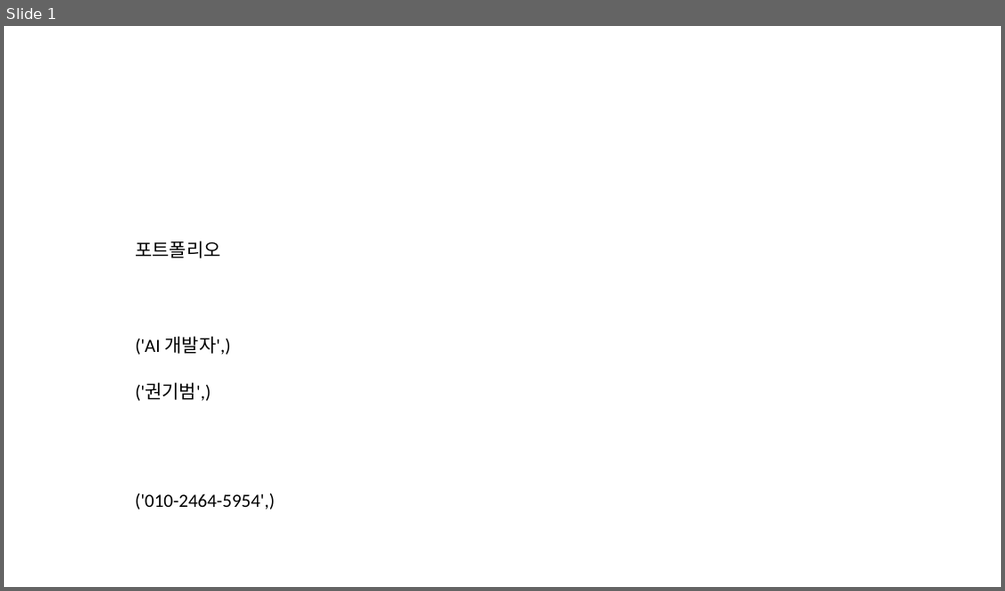
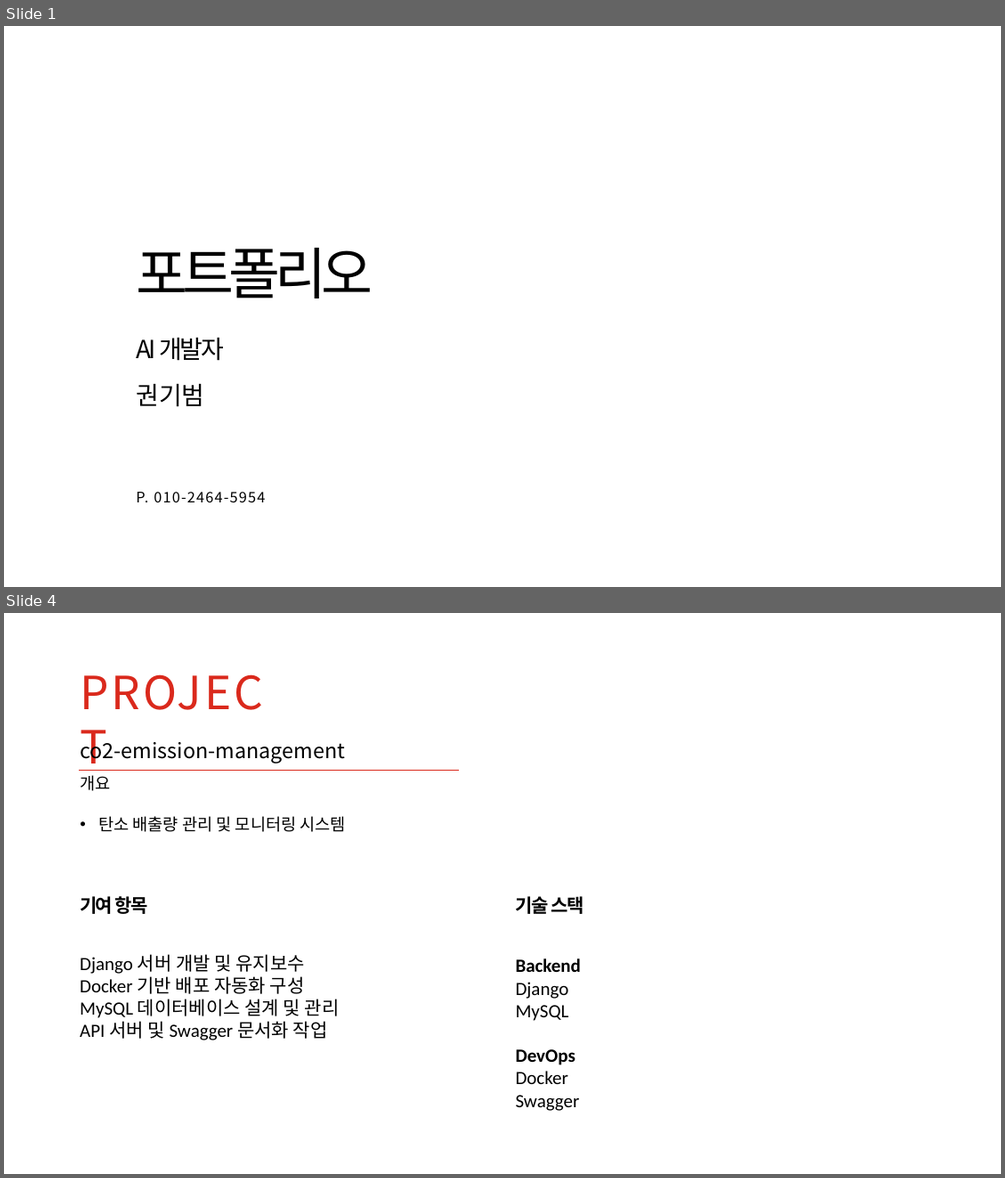
Before and after one commit to qja1998/github_mcp, a slide deck: ppt/test.pptx. Shown one above the other, each under a label of ours: slide 1 before the commit, slides 1 and 4 after it; the slides between them are not shown. The pictures are 1005x591 and 1005x1178 pixels, drawn with LibreOffice and Linux fonts; fonts in the diff are those of the drawing; background and template pictures are left out. Boxes give left, top, right and bottom in pixels: in the first picture for what was removed or moved away, otherwise in the second. Text is boxed around its words. In the diff, an @@ line names an element or a change of style, - is before the commit and + after.

```diff
--- a/ppt/test.pptx
+++ b/ppt/test.pptx
@@ slide 4 added at bbox=[4, 613, 1001, 1174], background #FFFFFF @@
@@ title added at bbox=[79, 662, 283, 719], 44 pt, text #DA291C @@
+PROJECT
@@ text added at bbox=[80, 737, 346, 832], 20 pt, text #000000 @@
+co2-emission-management
+개요
+• 탄소 배출량 관리 및 모니터링 시스템
@@ freeform shape added at bbox=[79, 770, 459, 770], outline #DA291C 1 pt @@
@@ text added at bbox=[80, 896, 148, 914], 18 pt, text #000000, bold @@
+기여 항목
@@ text added at bbox=[516, 896, 584, 914], 18 pt, text #000000, bold @@
+기술 스택
@@ text added at bbox=[80, 954, 340, 1040], 18 pt, text #000000 @@
+Django 서버 개발 및 유지보수
+Docker 기반 배포 자동화 구성
+MySQL 데이터베이스 설계 및 관리
+API 서버 및 Swagger 문서화 작업
@@ text added at bbox=[516, 958, 581, 1111], 18 pt, text #000000 @@
+Backend
+  Django
+  MySQL
+DevOps
+  Docker
+  Swagger
@@ slide 1 changed as well @@
@@ text "포트폴리오" at bbox=[136, 248, 372, 298]: size 18 to 54 pt, font Calibri to Noto Sans CJK KR, letter spacing 0 to -5.2 pt; indent changed; more space between paragraphs @@
@@ text at bbox=[136, 337, 224, 361]: text changed; size 18 to 24 pt; font Calibri to Noto Sans CJK KR @@
-('AI 개발자',)
+AI 개발자
@@ text at bbox=[136, 383, 204, 407]: text changed; size 18 to 24 pt @@
-('권기범',)
+권기범
@@ text at bbox=[136, 491, 265, 502]: text changed; size 18 to 14 pt; font Calibri to Noto Sans CJK KR @@
-('010-2464-5954',)
+P. 010-2464-5954
```
Also in this commit, not shown: 3 other slides changed, 1 slide removed, 3 other files.
